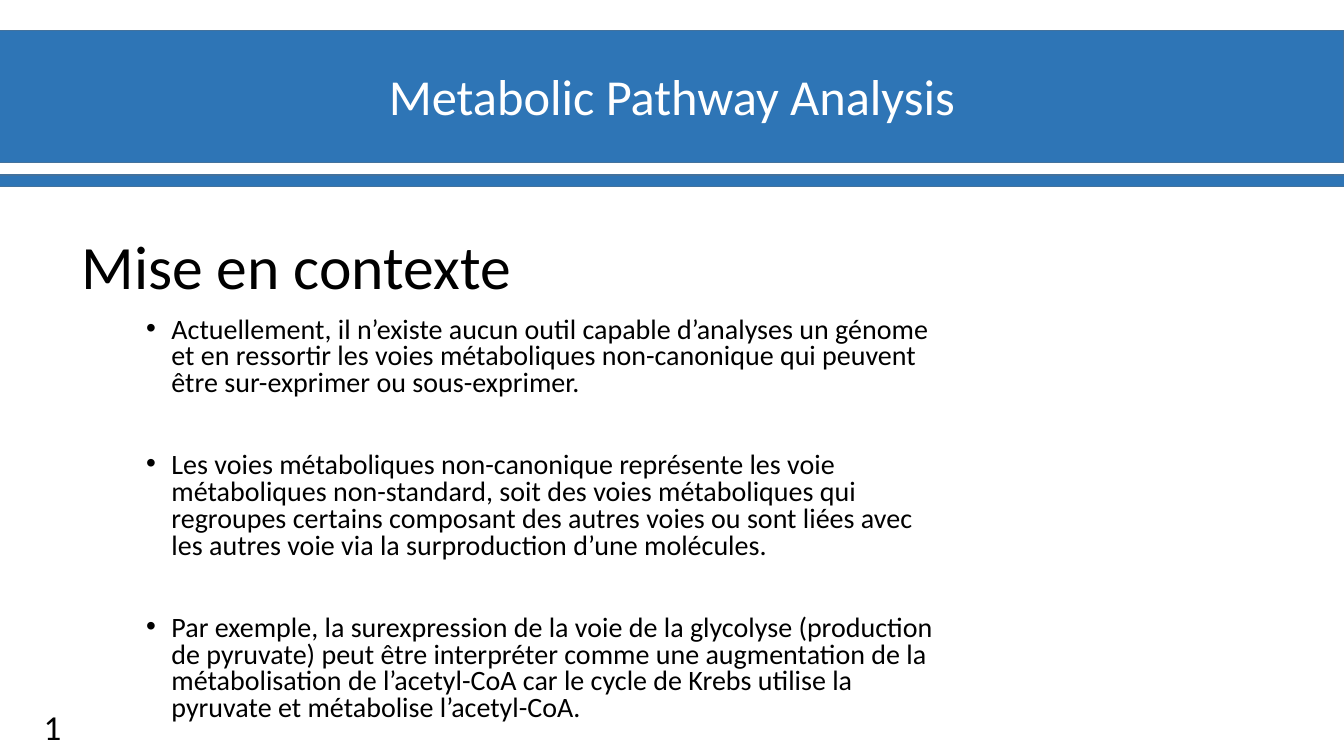
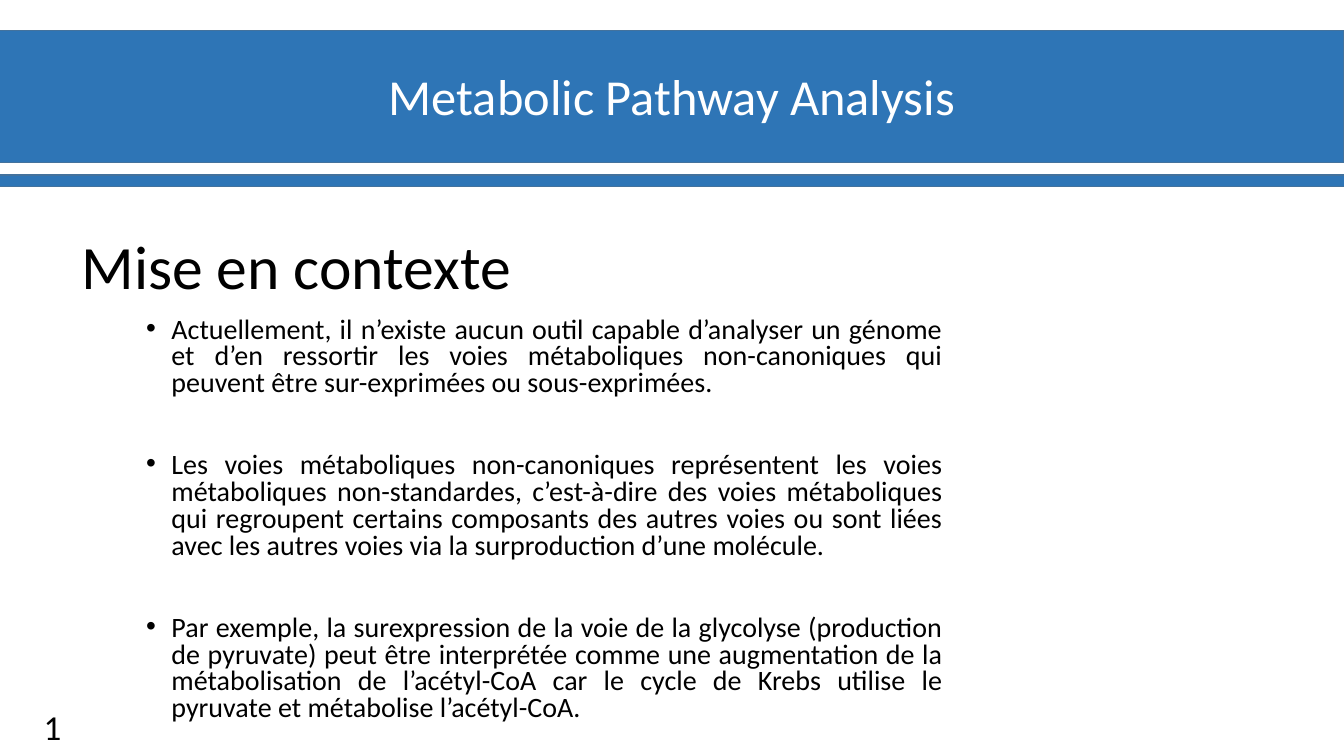
Before and after one commit to materrien/Projet-INSERM, a slide deck: slide 2 of Diapos_Suivit_projet.pptx. Drawn at 1344x756 pixels with LibreOffice and Linux fonts; fonts in the diff are those of the drawing; background and template pictures are left out. Boxes give left, top, right and bottom in pixels: in the first picture for what was removed or moved away, otherwise in the second. Text is boxed around its words. In the diff, an @@ line names an element or a change of style, - is before the commit and + after.

```diff
--- a/Diapos_Suivit_projet.pptx
+++ b/Diapos_Suivit_projet.pptx
@@ text at [171,319,942,722]: text changed @@
-• Actuellement, il n’existe aucun outil capable d’analyses un génome et en ressortir les voies métaboliques non-canonique qui peuvent être sur-exprimer ou sous-exprimer.
-• Les voies métaboliques non-canonique représente les voie métaboliques non-standard, soit des voies métaboliques qui regroupes certains composant des autres voies ou sont liées avec les autres voie via la surproduction d’une molécules.
-• Par exemple, la surexpression de la voie de la glycolyse (production de pyruvate) peut être interpréter comme une augmentation de la métabolisation de l’acetyl-CoA car le cycle de Krebs utilise la pyruvate et métabolise l’acetyl-CoA.
+• Actuellement, il n’existe aucun outil capable d’analyser un génome et d’en ressortir les voies métaboliques non-canoniques qui peuvent être sur-exprimées ou sous-exprimées.
+• Les voies métaboliques non-canoniques représentent les voies métaboliques non-standardes, c’est-à-dire des voies métaboliques qui regroupent certains composants des autres voies ou sont liées avec les autres voies via la surproduction d’une molécule.
+• Par exemple, la surexpression de la voie de la glycolyse (production de pyruvate) peut être interprétée comme une augmentation de la métabolisation de l’acétyl-CoA car le cycle de Krebs utilise le pyruvate et métabolise l’acétyl-CoA.
```
Also in this commit, not shown: 4 other slides changed.
